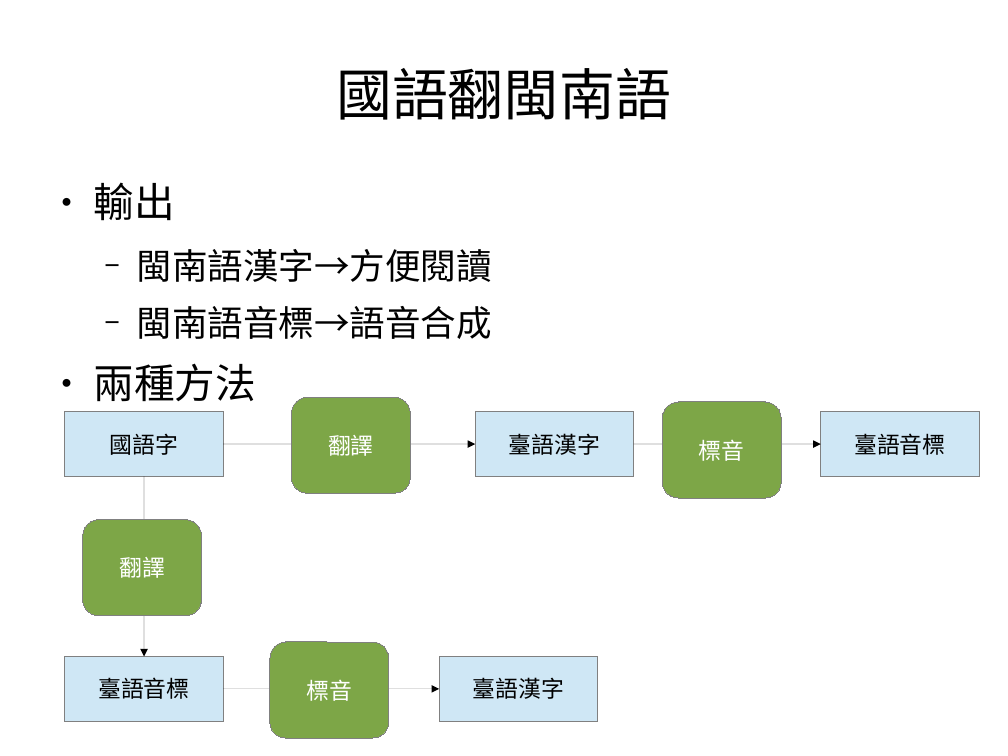
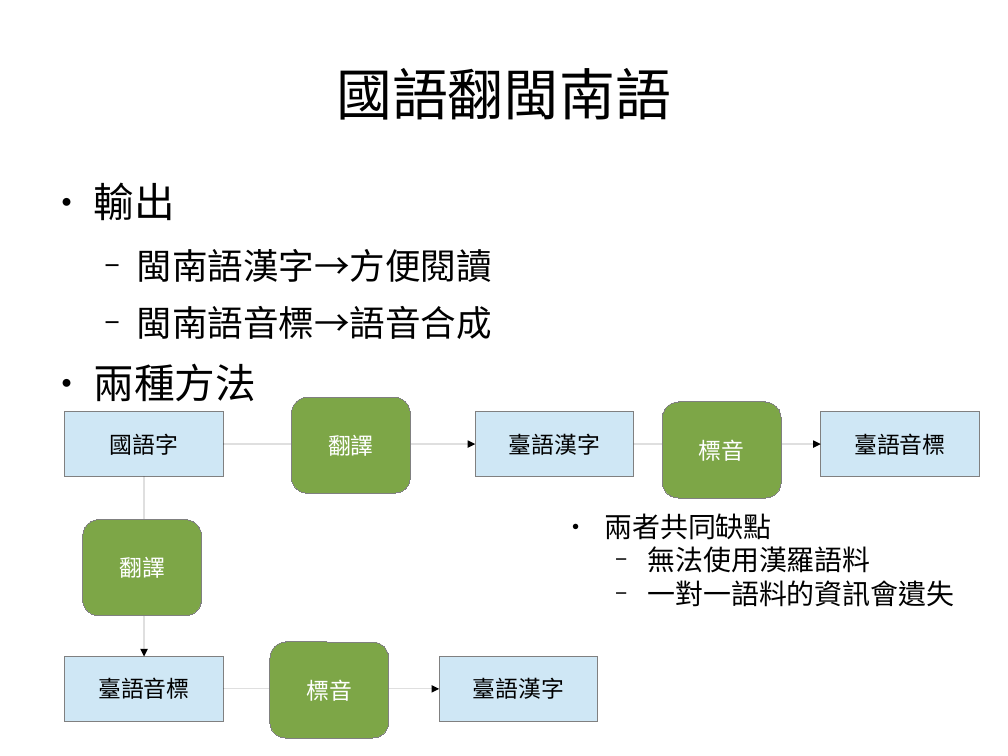
Before and after one commit to sih4sing5hong5/po3-ko3_tau5-iann2-phinn3, a slide deck: slide 7 of 翻譯報告.odp (slide 9 before the commit). Drawn at 1008x756 pixels with LibreOffice and Linux fonts; fonts in the diff are those of the drawing. Boxes give left, top, right and bottom in pixels: in the first picture for what was removed or moved away, otherwise in the second. Text is boxed around its words. In the diff, an @@ line names an element or a change of style, - is before the commit and + after.

```diff
--- a/翻譯報告.odp
+++ b/翻譯報告.odp
@@ text added at bbox=[604, 513, 955, 607], 22 pt, text #000000 @@
+● 兩者共同缺點
+  − 無法使用漢羅語料
+  − 一對一語料的資訊會遺失
```
Also in this commit, not shown: 5 other slides changed, 5 slides added, 2 slides removed.
